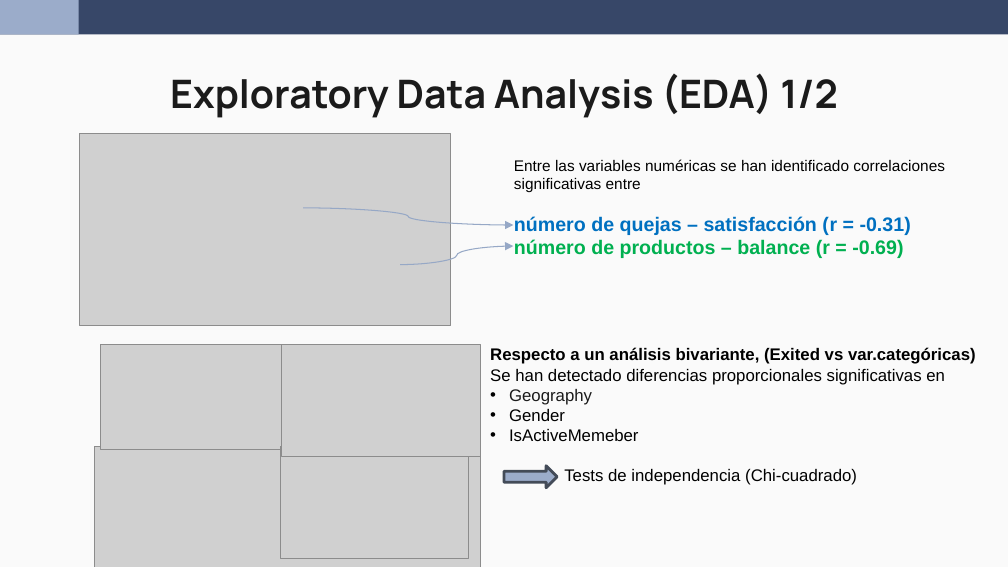
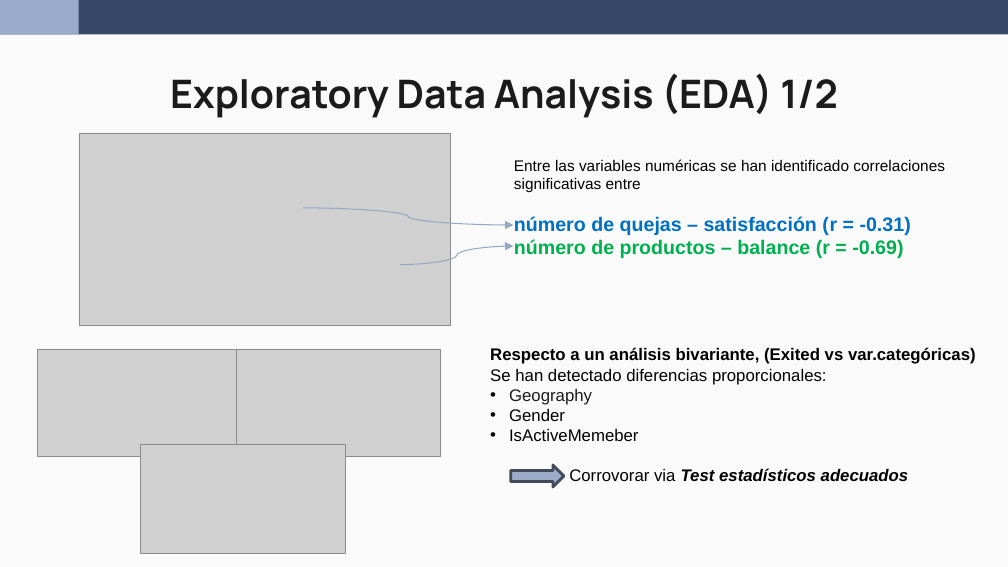
Before and after one commit to wen2111/Mineria, a slide deck: slide 5 of Entrega_1/0 - REPORTE/Reporte_Grupo5.pptx. Drawn at 1008x567 pixels with LibreOffice and Linux fonts; fonts in the diff are those of the drawing; grey boxes stand for pictures. Boxes give left, top, right and bottom in pixels: in the first picture for what was removed or moved away, otherwise in the second. Text is boxed around its words. In the diff, an @@ line names an element or a change of style, - is before the commit and + after.

```diff
--- a/Entrega_1/0 - REPORTE/Reporte_Grupo5.pptx
+++ b/Entrega_1/0 - REPORTE/Reporte_Grupo5.pptx
@@ picture added at (37,350,236,456) @@
@@ picture removed at (101,344,287,449) @@
@@ picture: place and size @@
-picture at (281,344,480,456)
+picture at (237,350,442,456)
@@ text at (490,369,827,385): text changed @@
-Se han detectado diferencias proporcionales significativas en
+Se han detectado diferencias proporcionales:
@@ picture removed at (95,447,480,567) @@
@@ picture added at (140,445,345,552) @@
@@ picture removed at (280,447,469,559) @@
@@ right arrow: place and size @@
-right arrow at (504,466,557,488)
+right arrow at (511,465,564,487)
@@ text at (569,468,909,481): text changed; bold on; italic on @@
-Tests de independencia (Chi-cuadrado)
+Corrovorar via Test estadísticos adecuados
```
Also in this commit, not shown: 5 other slides changed, 5 other files.
